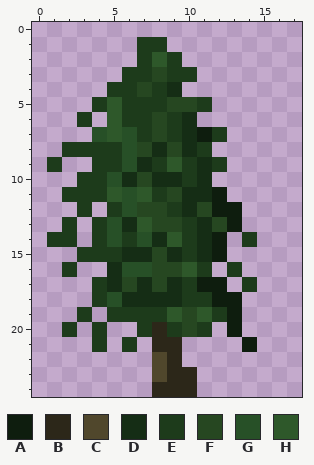
One commit to this pixel-art sprite: gfx/bigtree/bigtree-6.png. The picture above is the old version.
The file is 18x25 pixels. Colours within 5 levels of each other are drawn and written as one.
Palette (. is transparent): A #0e1d0e  B #2c2719  C #50472c  D #152d15  E #1d3b1b  F #264721  G #275027  H #2e582a
Pixels before, first column x 1:
 1 ......EE......
 2 ......EHE.....
 3 .....EEFEE....
 4 ....EEFED.....
 5 ...EHEEEFFE...
 6 ..E.HEEFED....
 7 ...GHGEFEDAE..
 8 .EEEEGFDFDE...
 9 E..EEGDEHEDE..
10 ..EEGDFDDED...
11 .EEEHGHEFDDA..
12 ..E.EGFFEDFAA.
13 .E.EGDHFFEDFA.
14 EE.EGEGDHEDA.E
15 ..EEEDDFDEDA..
16 .E..DGGFFHE.E.
17 ...EDFDFDEAA.E
18 ...EGDDDDEEAA.
19 ..E.EEEEHFHEA.
20 .E.E..EBEFE.A.
21 ...E.E.BB....A
22 .......CB.....
23 .......CBB....
24 .......BBB....
The result:
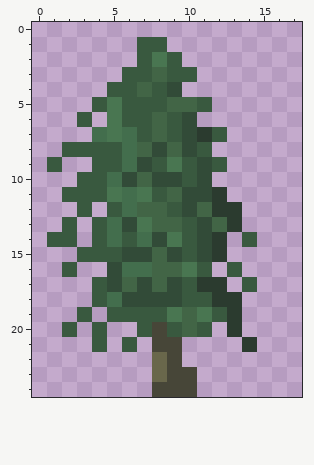
From old to new:
colour A: #0e1d0e -> #2b3b2f
colour B: #2c2719 -> #474638
colour C: #50472c -> #69674b
colour D: #152d15 -> #324b38
colour E: #1d3b1b -> #39593f
colour F: #264721 -> #426546
colour G: #275027 -> #436e4d
colour H: #2e582a -> #497651
Changed places in both pictures, as pixel boxes (x1, y1, x2, y2):
changed: (47, 37, 257, 397)
